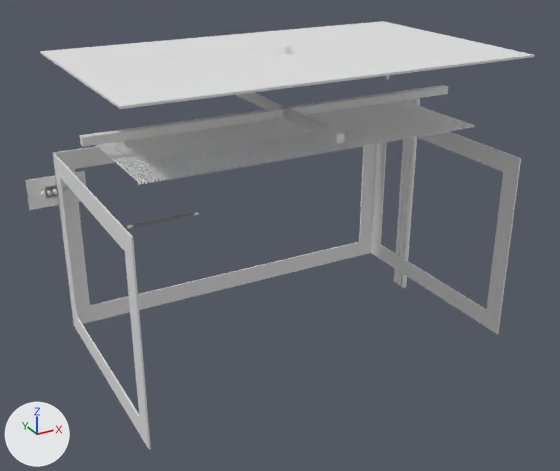
Two versions of the glTF model assets/laser_cutter.glb, one commit apart.
Before and after are seen from a 50 mm camera at (-903.0, -1618.0, 1144.0) aimed at (-28.0, -27.0, 349.0). The axes (+X, +Y, +Z) are drawn at lower left. The lights are the same throughout. Materials are left out; every surface is plain grey. Where no turn or scale is listed for an object, it has been applied to the vertices.

Names of what the first picture shows: 'bed', 'buttons_mesh', 'cables_mesh', 'control_panel', 'display', 'enclosure_front', 'enclosure_left', 'enclosure_right', 'honeycomb_mesh', 'x_rail', 'y_rail'.
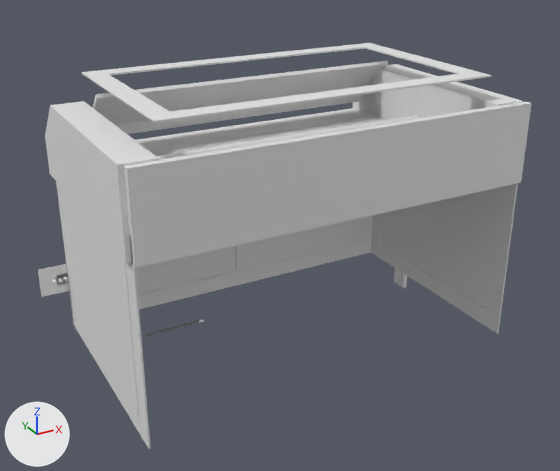
The newer file is also turned or shifted as a whole; pictures and numbers use the older file's frame.

Pixel boxes [x1, y1, x2, y2] of what changed, in the pictures (560 x 471 px):
'rear_extension', added
    after: [124, 101, 532, 268]
'bed', mesh moved
    before: [40, 21, 535, 109]
    after: [135, 108, 378, 155]
'honeycomb_mesh', mesh moved
    before: [97, 100, 475, 185]
    after: [149, 116, 385, 156]
'right_extension', added
    after: [45, 101, 159, 264]
'door3', added
    after: [380, 187, 501, 309]
'cover', added
    after: [92, 61, 388, 134]
'door4', added
    after: [60, 187, 139, 418]
'cover2', added
    after: [81, 43, 491, 123]
'x_rail', reshaped
    before: [80, 85, 448, 147]
    after: [156, 115, 419, 160]
'left_extension', added
    after: [353, 64, 522, 120]
'door1', added
    after: [236, 218, 361, 271]
'door2', added
    after: [136, 246, 236, 295]
'control_panel', mesh moved
    before: [25, 171, 86, 210]
    after: [38, 264, 70, 297]
'y_rail', deleted
    before: [236, 92, 345, 143]
'buttons_mesh', mesh moved
    before: [41, 187, 70, 196]
    after: [52, 276, 68, 284]
'display', mesh moved
    before: [45, 185, 58, 198]
    after: [56, 273, 69, 285]
'cables_mesh', unchanged, covered by the edit
    before: [394, 98, 420, 288]
    after: [394, 268, 407, 288]

Diff of the bpy script that builds the scene:
```diff
--- a/assets/laser_cutter.glb.py
+++ b/assets/laser_cutter.glb.py
@@ me_bed @@
 me_bed.from_pydata(...)  # 8 vertices, 12 faces; spans x -500.0..500.0, y -300.0..300.0, z 798.0..802.0
+# me_bed part 1: the whole mesh is moved by (0.0, 0.0, -250.0)
@@ me_x_rail @@
-me_x_rail.from_pydata(...)  # 8 vertices, 12 faces; spans x -500.0..500.0, y -10.0..10.0, z 650.0..670.0
+me_x_rail.from_pydata(...)  # 130 vertices, 256 faces; spans x -500.0..500.0, y -10.0..10.0, z 580.0..600.0
+# me_x_rail part 2: the whole mesh is rebuilt
@@ me_control_panel @@
 me_control_panel.from_pydata(...)  # 8 vertices, 12 faces; spans x -575.0..-425.0, y 299.0..301.0, z 410.0..490.0
+# me_control_panel part 3: the whole mesh is moved by (0.0, 0.0, -250.0)
@@ me_display @@
 me_display.from_pydata(...)  # 8 vertices, 12 faces; spans x -530.0..-470.0, y 299.0..301.0, z 434.0..464.0
+# me_display part 4: the whole mesh is moved by (0.0, 0.0, -250.0)
@@ me_honeycomb_mesh @@
 me_honeycomb_mesh.from_pydata(...)  # 72688 vertices, 124608 faces; spans x -443.0..444.0, y -193.0..185.0, z 611.0..614.0
+# me_honeycomb_mesh part 5: the whole mesh is moved by (0.0, 0.0, -58.0)
@@ me_buttons_mesh @@
 me_buttons_mesh.from_pydata(...)  # 330 vertices, 640 faces; spans x -542.5..-472.5, y 285.0..315.0, z 445.0..455.0
+# me_buttons_mesh part 6: the whole mesh is moved by (0.0, 0.0, -250.0)
@@ ob_y_rail @@
-ob_y_rail = bpy.data.objects.new('y_rail', me_y_rail)
@@ ob_cover2 @@
+ob_cover2 = bpy.data.objects.new('cover2', me_cover2)  # 16 vertices, 32 faces; spans x -420.0..420.0, y -250.0..250.0, z 700.0..704.0
+ob_cover2.location = (0.0, 0.0, 50.0)
@@ ob_cover @@
+ob_cover = bpy.data.objects.new('cover', me_cover)  # 28 vertices, 52 faces; spans x -412.0..428.0, y 167.0..275.0, z 532.0..665.0
+ob_cover.location = (0.0, 0.0, 50.0)
@@ ob_rear_extension @@
+ob_rear_extension = bpy.data.objects.new('rear_extension', me_rear_extension)  # a box spanning x -500.0..500.0, y -310.0..-290.0, z 440.0..640.0
+ob_rear_extension.location = (0.0, 0.0, 50.0)
@@ ob_right_extension @@
+ob_right_extension = bpy.data.objects.new('right_extension', me_right_extension)  # 10 vertices, 16 faces; spans x -512.0..-432.0, y -292.0..308.0, z 444.0..644.0
+ob_right_extension.location = (0.0, 0.0, 50.0)
@@ ob_left_extension @@
+ob_left_extension = bpy.data.objects.new('left_extension', me_left_extension)  # 10 vertices, 16 faces; spans x 408.0..488.0, y -292.0..308.0, z 444.0..644.0
+ob_left_extension.location = (0.0, 0.0, 50.0)
@@ ob_door4 @@
+ob_door4 = bpy.data.objects.new('door4', me_door4)  # a box spanning x -502.0..-498.0, y -250.0..250.0, z 50.0..450.0
+ob_door4.location = (0.0, 0.0, 50.0)
@@ ob_door3 @@
+ob_door3 = bpy.data.objects.new('door3', me_door3)  # a box spanning x 498.0..502.0, y -250.0..250.0, z 50.0..450.0
+ob_door3.location = (0.0, 0.0, 50.0)
@@ ob_door2 @@
+ob_door2 = bpy.data.objects.new('door2', me_door2)  # a box spanning x -452.0..-2.0, y 298.0..302.0, z 50.0..450.0
+ob_door2.location = (0.0, 0.0, 50.0)
@@ ob_door1 @@
+ob_door1 = bpy.data.objects.new('door1', me_door1)  # a box spanning x 2.0..452.0, y 298.0..302.0, z 50.0..450.0
+ob_door1.location = (0.0, 0.0, 50.0)
```
